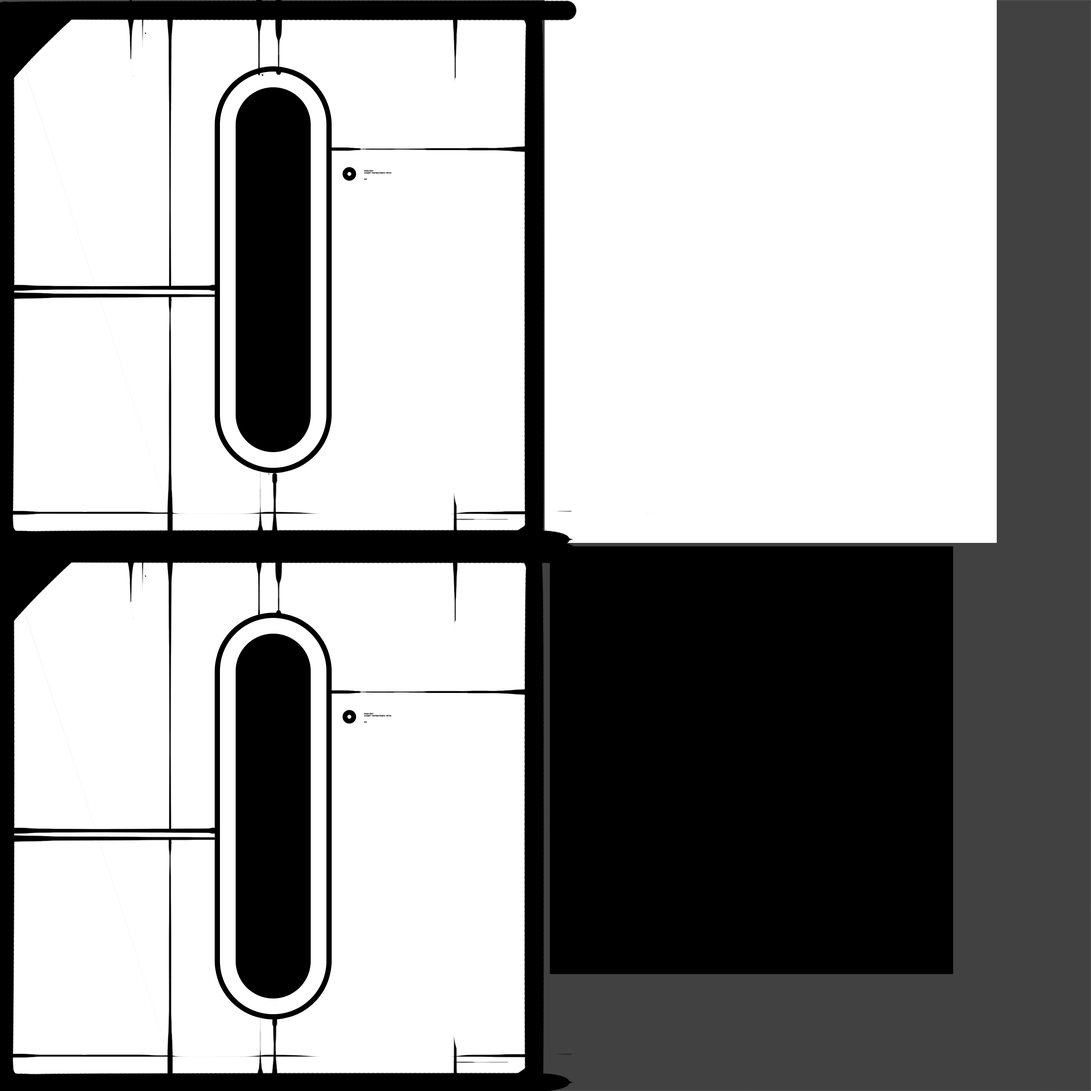
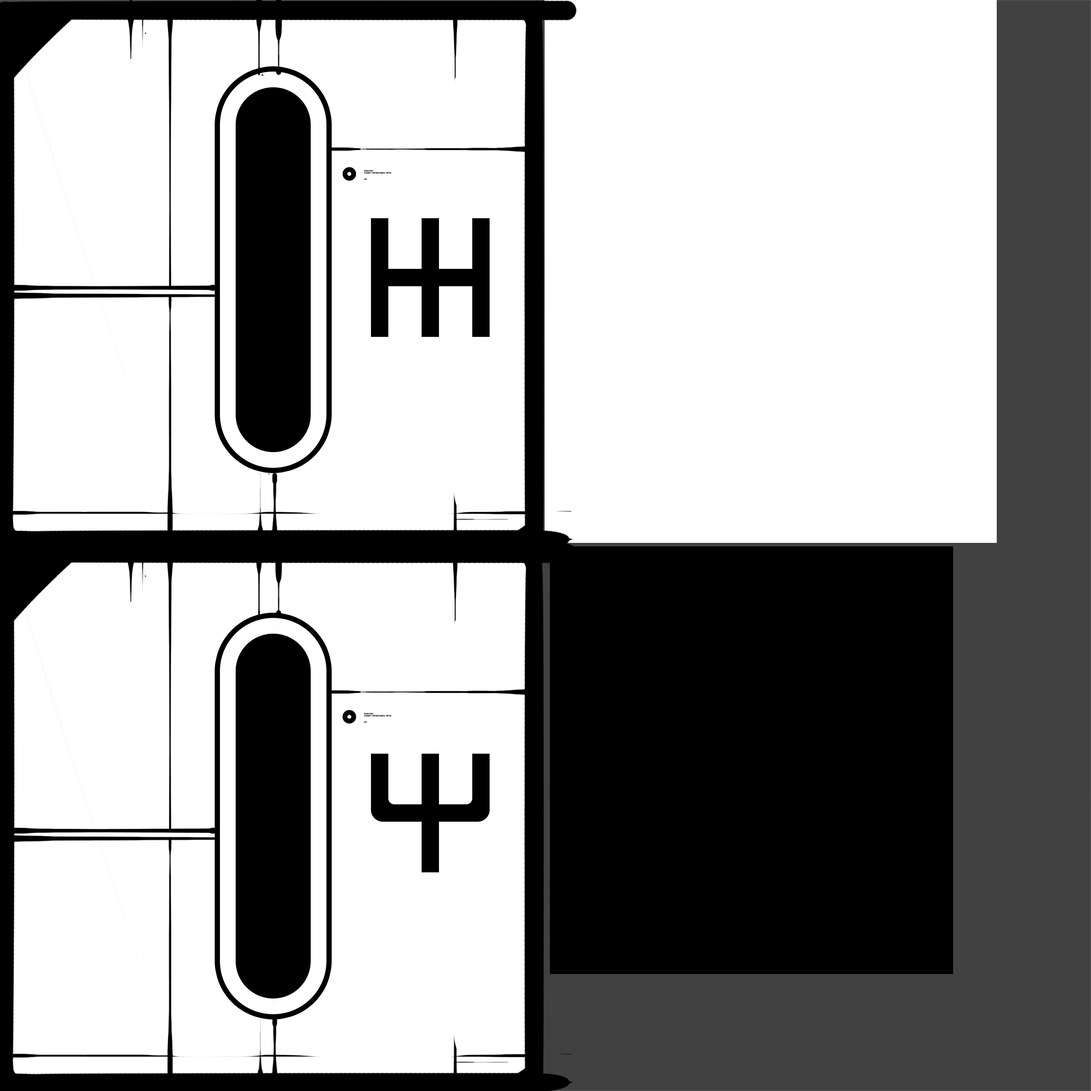
Before/after of a 1091x1091 layered artwork. What changed in the layer stack:
added layer "Layer 10" above "Layer 9" over bbox(371, 754, 490, 873)
added layer "Layer 9" above "Layer 8 copy" over bbox(371, 218, 490, 338)
